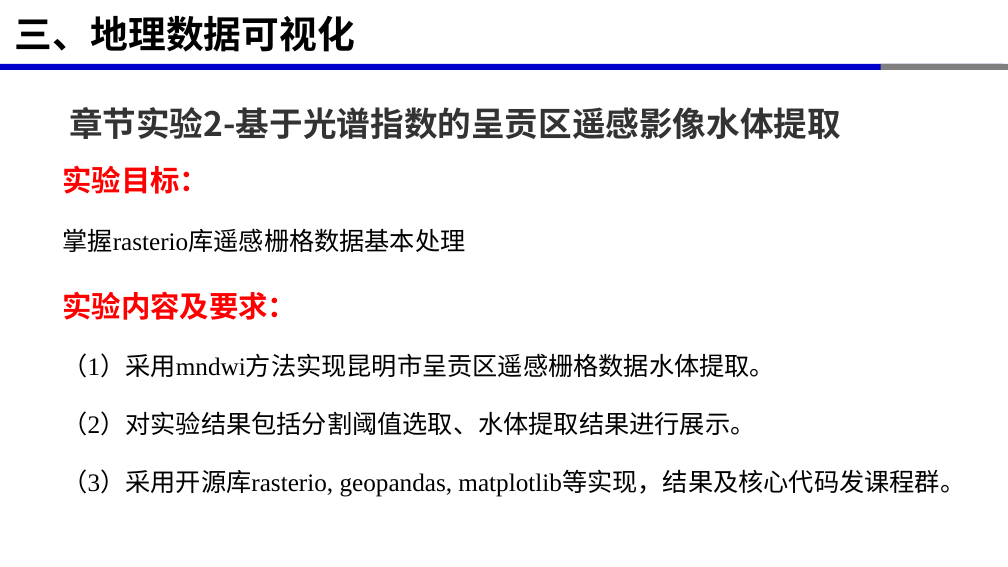
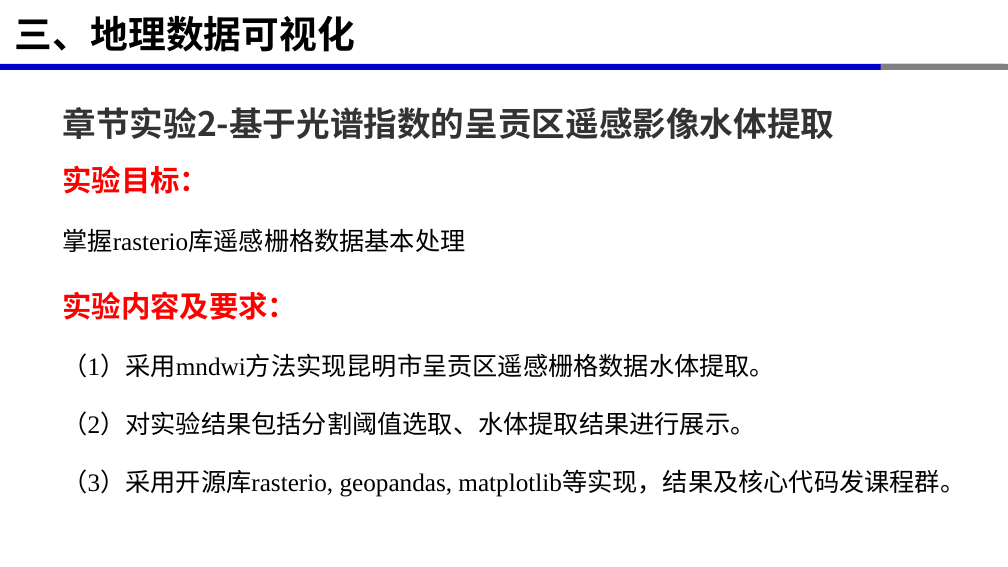
Before and after one commit to xinluo2018/open-source-gis-course, a slide deck: slide 32 of 第6章-GIS数据处理高级开源库-10课时/第6章-GIS数据处理高级开源库.pptx. Drawn at 1008x567 pixels with LibreOffice and Linux fonts; fonts in the diff are those of the drawing. Boxes give left, top, right and bottom in pixels: in the first picture for what was removed or moved away, otherwise in the second. Text is boxed around its words. In the diff, an @@ line names an element or a change of style, - is before the commit and + after.

```diff
--- a/第6章-GIS数据处理高级开源库-10课时/第6章-GIS数据处理高级开源库.pptx
+++ b/第6章-GIS数据处理高级开源库-10课时/第6章-GIS数据处理高级开源库.pptx
@@ text "章节实验2-基于光谱指数的呈贡区遥感影像水体提取": place and size @@
-text "章节实验2-基于光谱指数的呈贡区遥感影像水体提取" at [69, 107, 841, 139]
+text "章节实验2-基于光谱指数的呈贡区遥感影像水体提取" at [62, 107, 834, 139]
```
Also in this commit, not shown: 17 other slides changed, 1 slide added, 35 other files.
